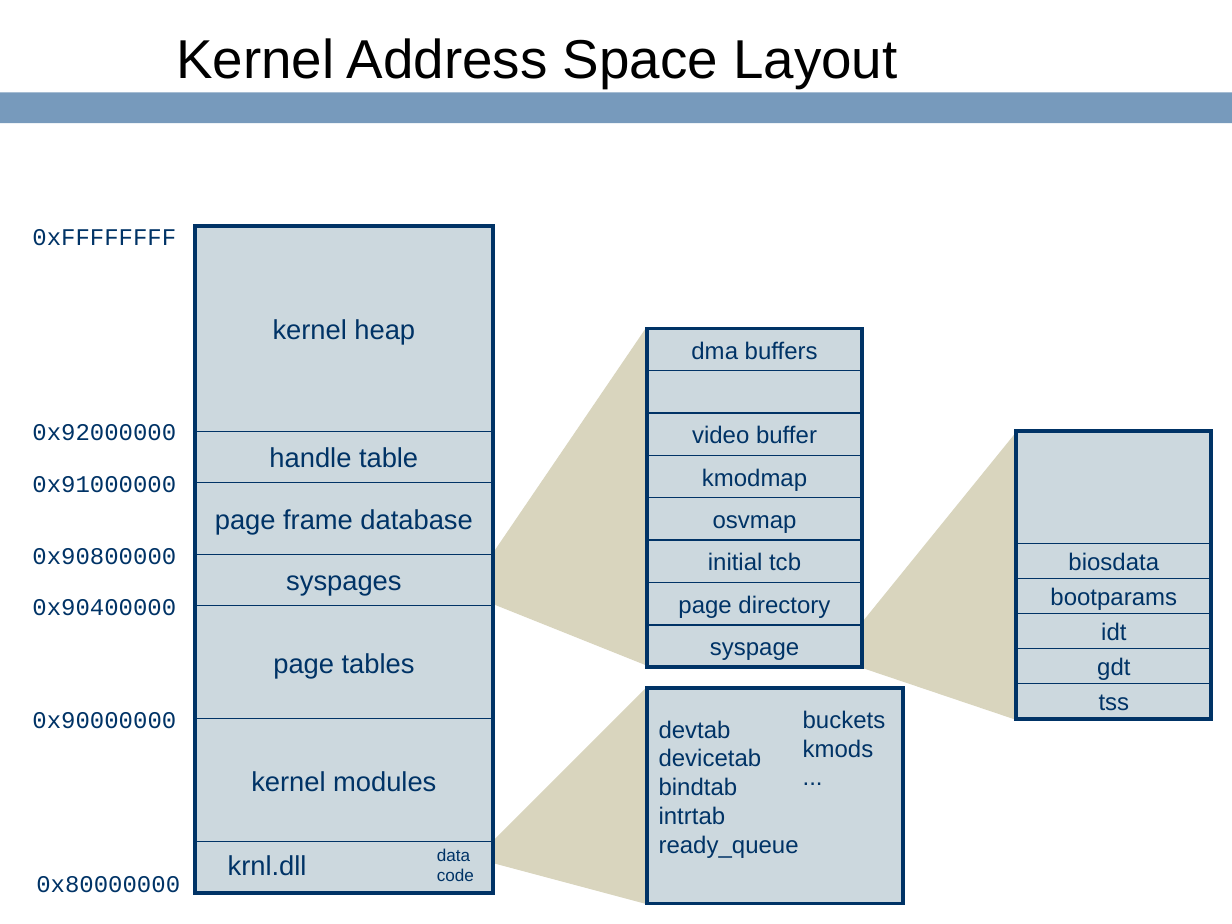
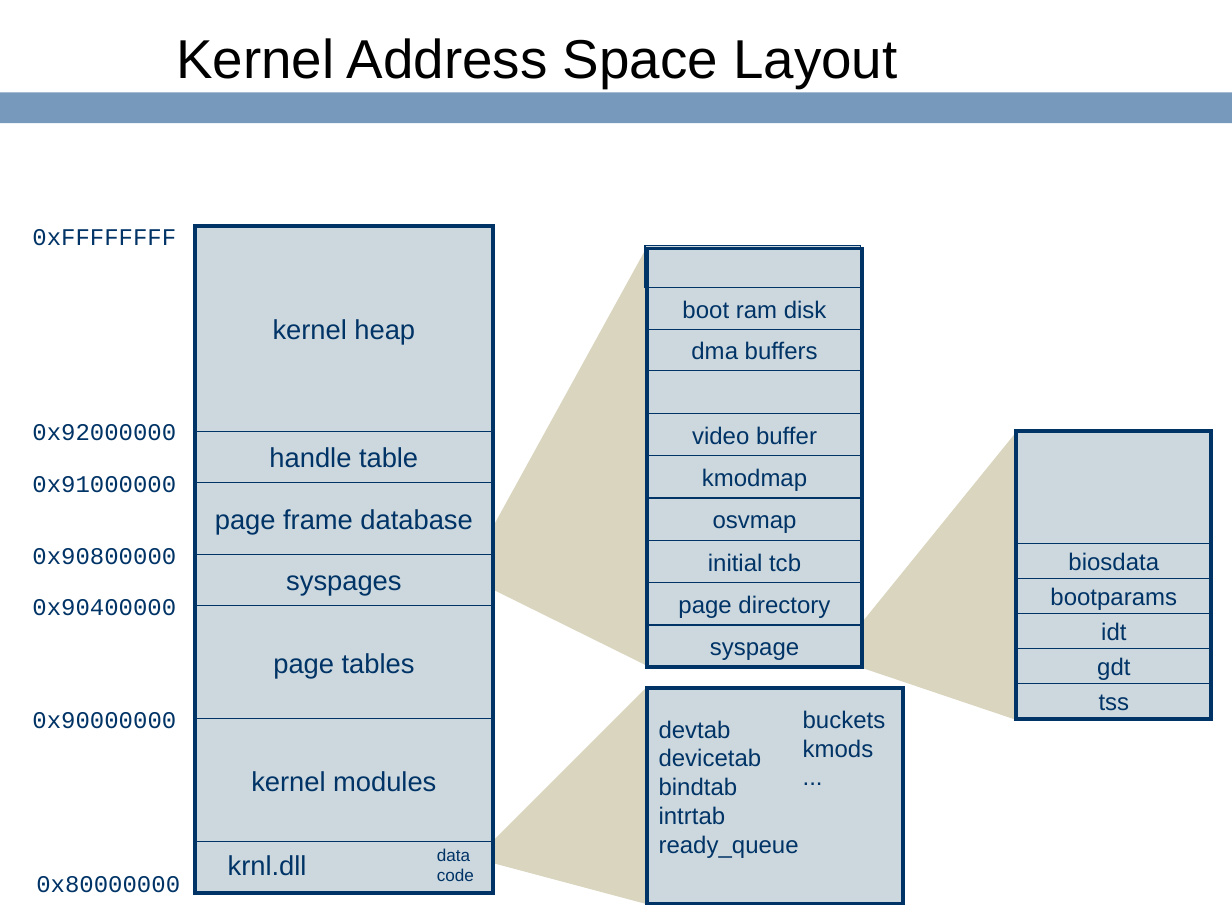
Before and after one commit to ringgaard/sanos, a slide deck: slide 12 of doc/sanostech.ppt. Drawn at 1232x924 pixels with LibreOffice and Linux fonts; fonts in the diff are those of the drawing; background and template pictures are left out. Boxes give left, top, right and bottom in pixels: in the first picture for what was removed or moved away, otherwise in the second. Text is boxed around its words. In the diff, an @@ line names an element or a change of style, - is before the commit and + after.

```diff
--- a/doc/sanostech.ppt
+++ b/doc/sanostech.ppt
@@ freeform shape: place and size @@
-freeform shape at box(493, 328, 647, 665)
+freeform shape at box(493, 249, 647, 665)
@@ rectangle added at box(646, 245, 861, 287), fill #CCD8DE, outline #003366 0.74 pt @@
@@ rectangle: place and size @@
-rectangle at box(647, 329, 862, 668)
+rectangle at box(647, 249, 862, 668)
@@ rectangle added at box(647, 287, 862, 329), fill #CCD8DE, outline #003366 0.74 pt, 14 pt, text #003366 @@
+boot ram disk
```
Also in this commit, not shown: 9 other files.
